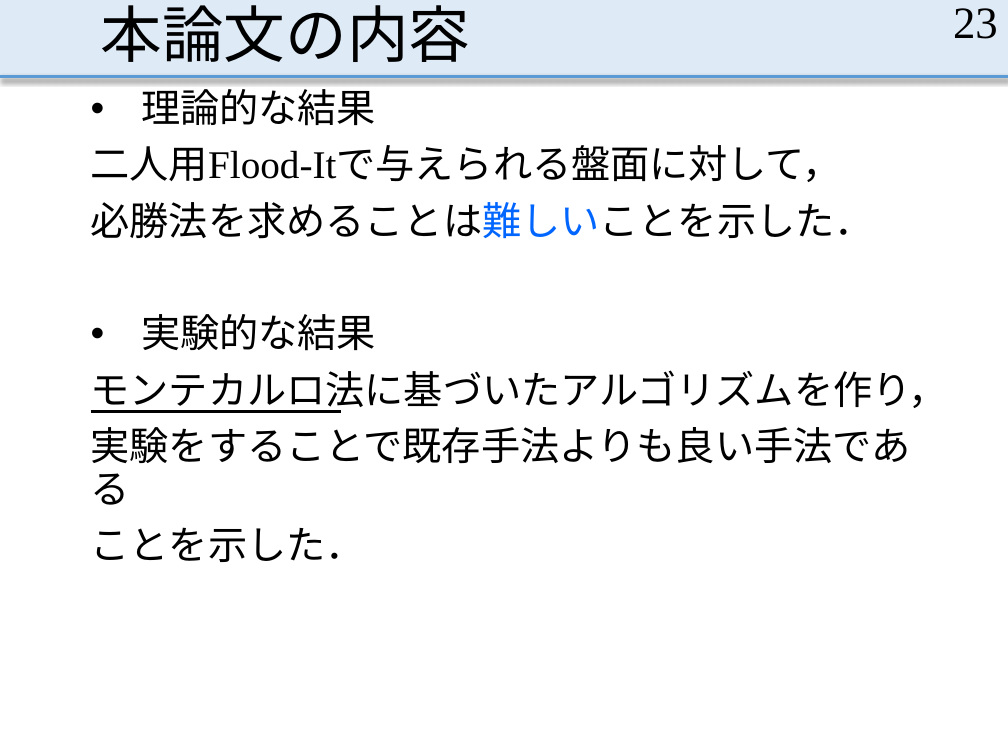
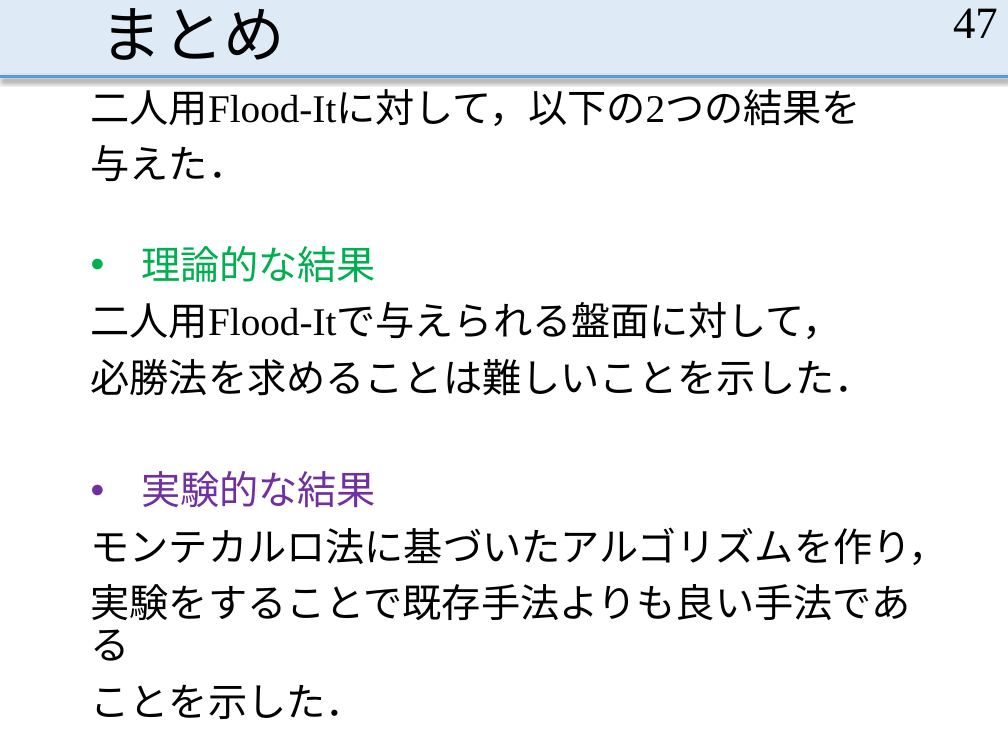
Before and after one commit to MasayaOda/SR, a slide deck: slide 47 of 小田卒論発表 - コピー.pptx (slide 23 before the commit). Drawn at 1008x756 pixels with LibreOffice and Linux fonts; fonts in the diff are those of the drawing. Boxes give left, top, right and bottom in pixels: in the first picture for what was removed or moved away, otherwise in the second. Text is boxed around its words. In the diff, an @@ line names an element or a change of style, - is before the commit and + after.

```diff
--- a/小田卒論発表 - コピー.pptx
+++ b/小田卒論発表 - コピー.pptx
@@ title at (101,8,286,60): text changed @@
-本論文の内容
+まとめ
@@ page number at (953,8,998,38): text changed @@
-23
+47
@@ text added at (91,82,861,181), 28 pt, text #000000 @@
+二人用Flood-Itに対して，以下の2つの結果を
+与えた．
@@ text at (91,246,874,508): text colour #000000 to #00B050 in "理論的な結果"; text colour #0066FF to #000000 in "必勝法を求めることは難しいことを示した．"; text colour #000000 to #7030A0 in "実験的な結果" @@
@@ text "理論的な結果": place and size @@
-text "理論的な結果" at (91,82,948,562)
+text "理論的な結果" at (91,246,948,661)
@@ line removed from (91, 411) to (341, 411) @@
```
Also in this commit, not shown: 24 other slides changed, 1 slide added.
